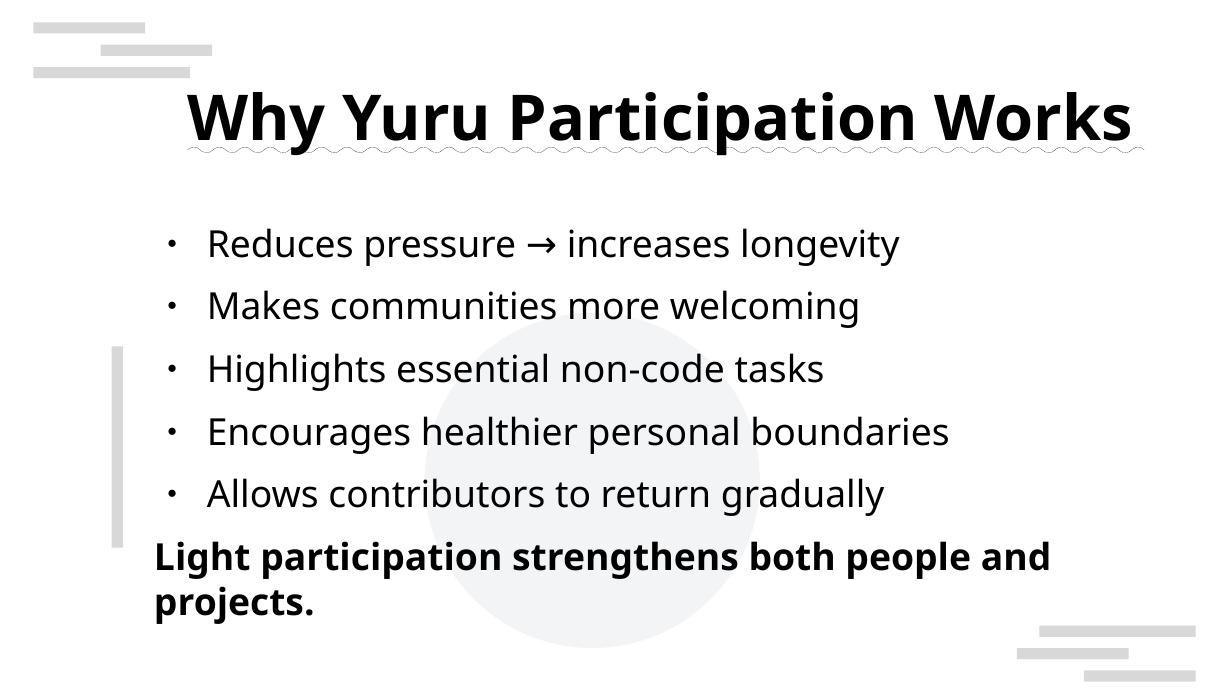
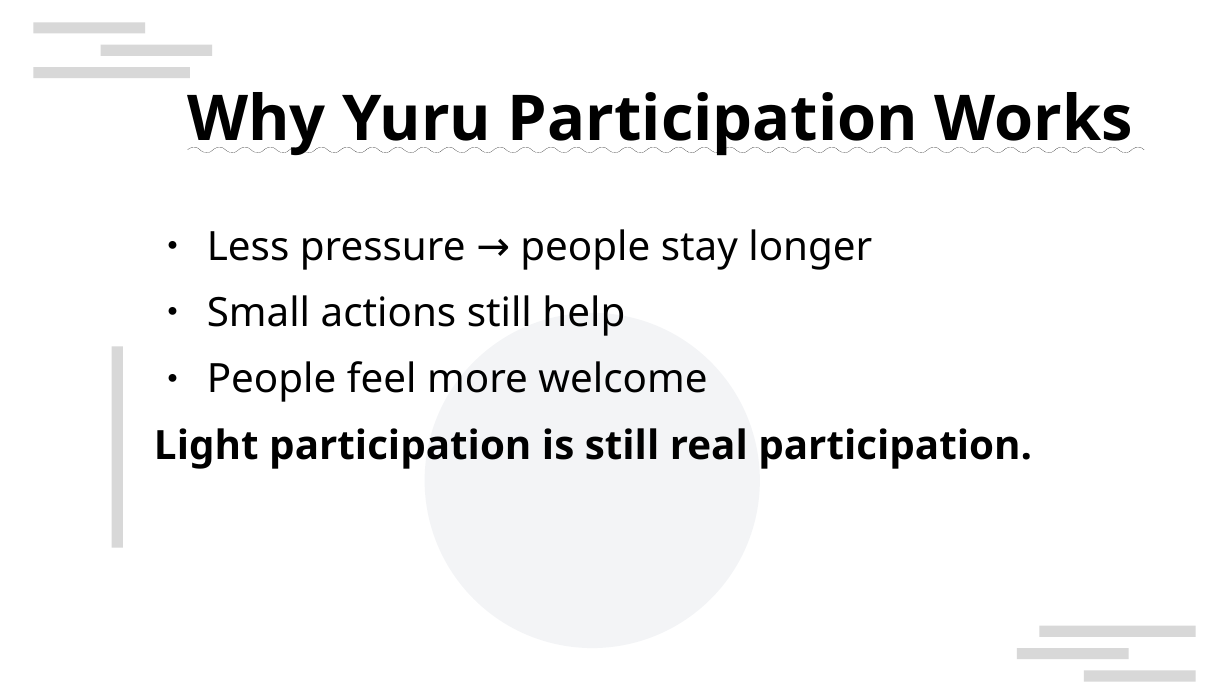
Before and after one commit to naruoga/presentations, a slide deck: slide 8 of FOSSASIA2026-yuru-participation.odp (slide 7 before the commit). Drawn at 1232x693 pixels with LibreOffice and Linux fonts; fonts in the diff are those of the drawing; background and template pictures are left out. Boxes give left, top, right and bottom in pixels: in the first picture for what was removed or moved away, otherwise in the second. Text is boxed around its words. In the diff, an @@ line names an element or a change of style, - is before the commit and + after.

```diff
--- a/FOSSASIA2026-yuru-participation.odp
+++ b/FOSSASIA2026-yuru-participation.odp
@@ text at [154,229,1032,469]: text changed; size 24.1 to 26 pt @@
-● Reduces pressure → increases longevity
-● Makes communities more welcoming
-● Highlights essential non-code tasks
-● Encourages healthier personal boundaries
-● Allows contributors to return gradually
-Light participation strengthens both people and projects.
+● Less pressure → people stay longer
+● Small actions still help
+● People feel more welcome
+Light participation is still real participation.
```
Also in this commit, not shown: 9 other slides changed, 1 slide added.
